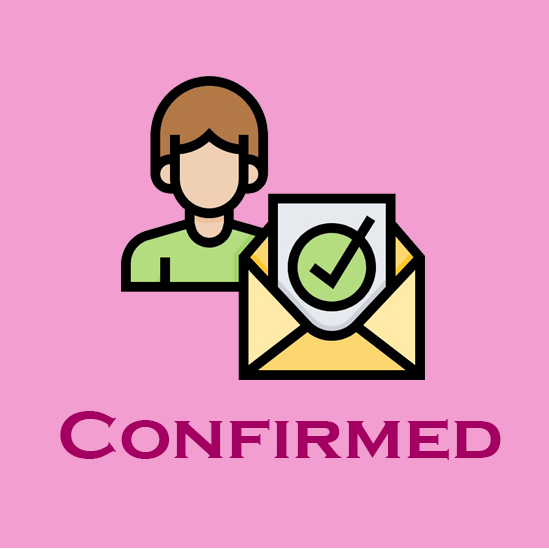
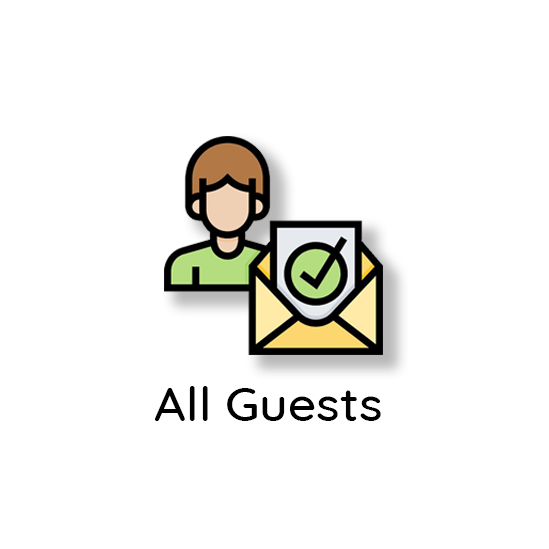
Comparing the layer stacks of the two 549 x 549 images. Changes:
painted on "Layer 1" over 121, 76, 425, 380
renamed "Confirmed" to "All Guests", painted on it over 60, 386, 501, 460
painted on "Rectangle 1" over 0, 0, 549, 548
